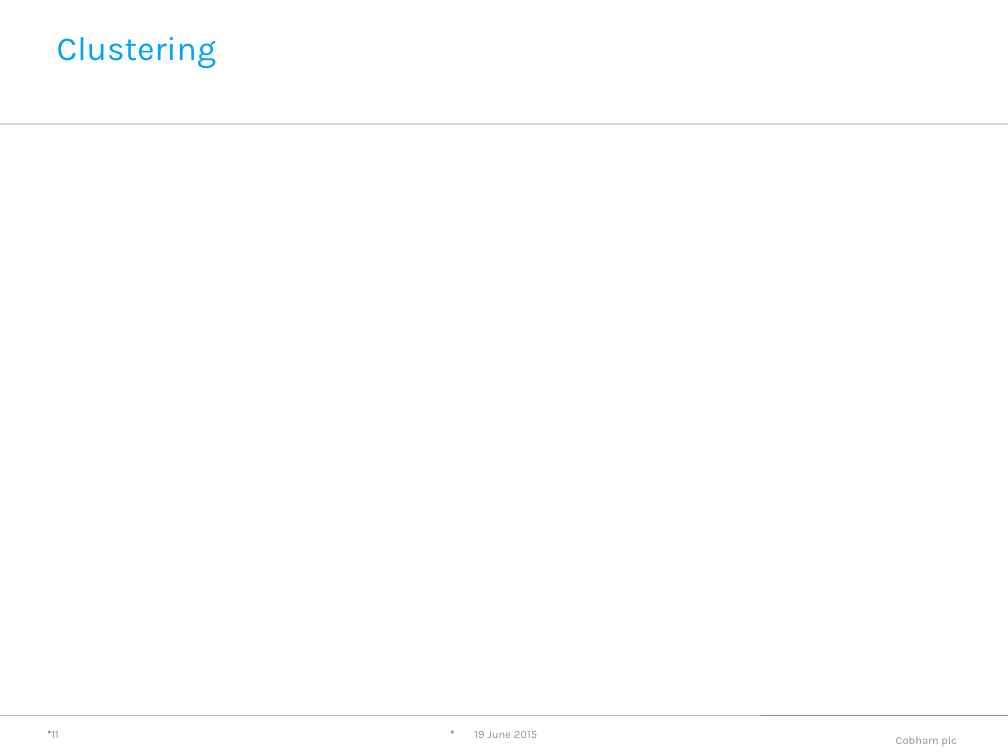
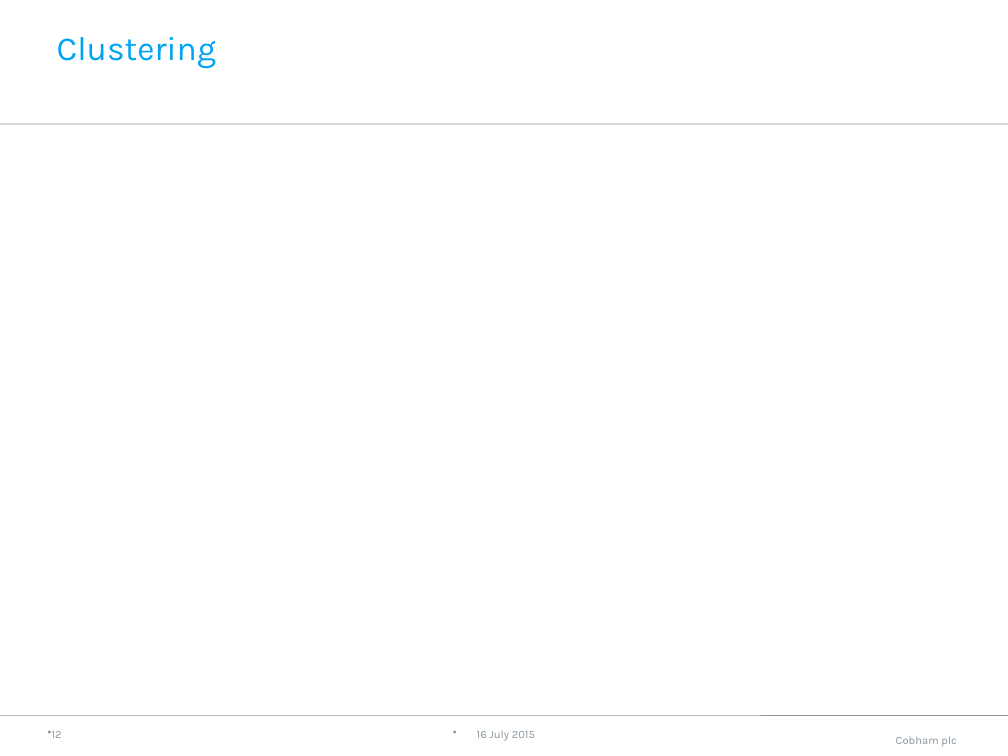
Before and after one commit to neha-bansal/Demos, a slide deck: slide 13 of infinispan-embedded-tutorial/Infinispan.pptx (slide 12 before the commit). Drawn at 1008x756 pixels with LibreOffice and Linux fonts; fonts in the diff are those of the drawing; background and template pictures are left out. Boxes give left, top, right and bottom in pixels: in the first picture for what was removed or moved away, otherwise in the second. Text is boxed around its words. In the diff, an @@ line names an element or a change of style, - is before the commit and + after.

```diff
--- a/infinispan-embedded-tutorial/Infinispan.pptx
+++ b/infinispan-embedded-tutorial/Infinispan.pptx
@@ page number at (52, 731, 62, 738): text changed @@
-11
+12
@@ text at (477, 731, 535, 741): text changed @@
-19 June 2015
+16 July 2015
```
Also in this commit, not shown: 9 other slides changed, 2 slides added, 1 slide removed.
